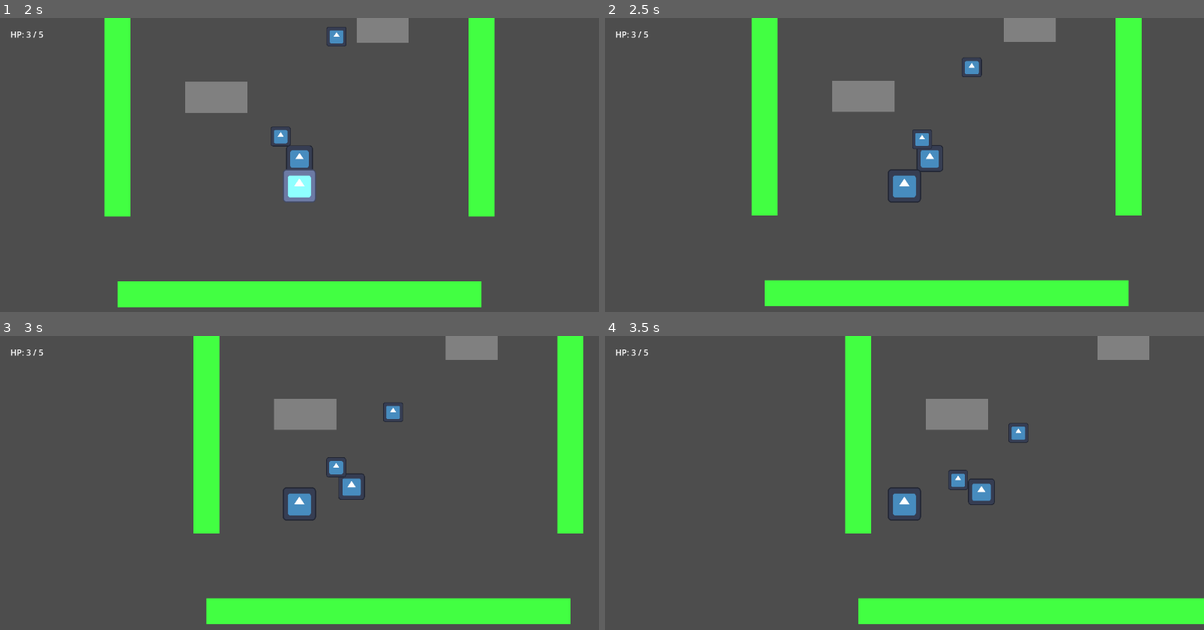
Above: before the commit, frames 1-4 (two rows, left to right).
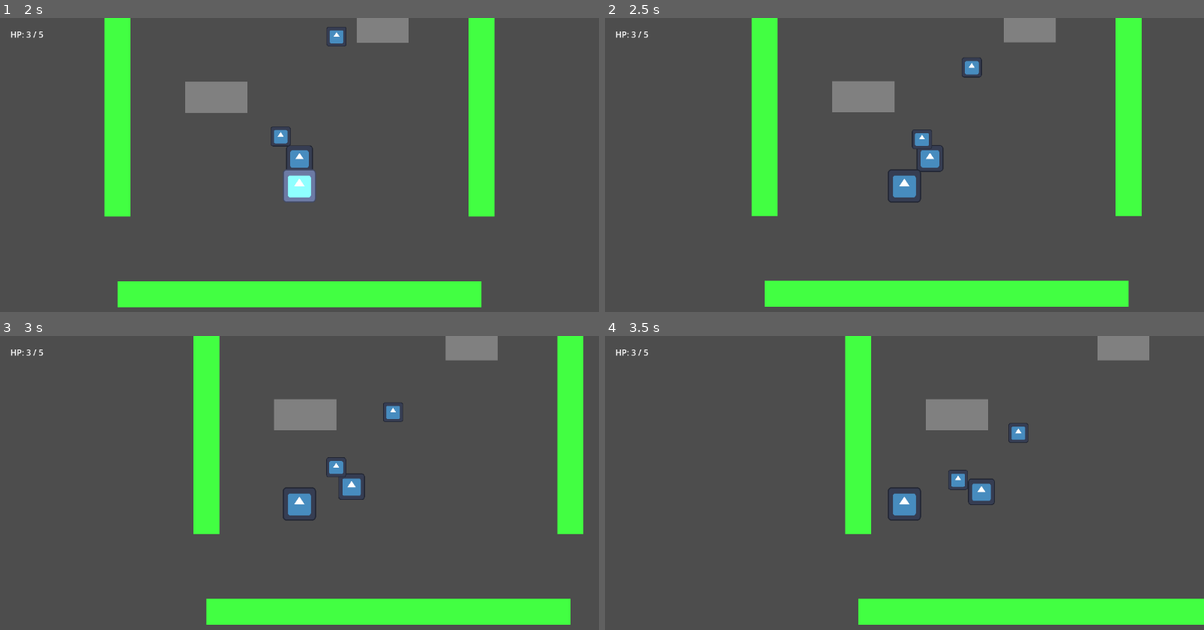
Above: after the commit, the same moments.

Repository: yenpish/chazo-fatebound
Game: Godot game, scene res://scenes/levels/mossgrave_outskirts.tscn
Same seed, same stepped clock (60 frames per second), same inputs: the game is played once before the commit and once after it. This scene is started directly instead of the project's main scene. The engine's default icon, where the game draws it, is replaced by a stand-in: a white triangle on a blue panel in a dark square.
Inputs:
- Up to frame 1 (2 s): hold W (move_up) from 0.53 s (still down); tap Space (attack) at 0.6, 1.35 s
- Up to frame 2 (2.5 s): release W (move_up) at 2.03 s; hold A (move_left) from 2.03 s (still down); tap Space (attack) at 2.1 s
- Up to frame 3 (3 s): keep holding A (move_left); tap Space (attack) at 2.85 s
- Up to frame 4 (3.5 s): keep holding A (move_left)

Frame 1 is identical in both runs. In frame 2, 0.6% of the frame differs, in the area x 24-90%, y 8-99%; in frame 3, 0.6%; in frame 4, 0.5%.

Commit message:
Add Pendant of Malaya pickup message

Diff:
--- /dev/null
+++ b/scenes/items/pendant_of_malaya.tscn
@@ -0,0 +1,20 @@
+[gd_scene format=3 uid="uid://mfuonb32vn1q"]
+
+[ext_resource type="Script" uid="uid://b74tirrw277nq" path="res://scripts/items/pickup_item.gd" id="1_e4ljj"]
+[ext_resource type="Texture2D" uid="uid://cy007subigwsk" path="res://icon.svg" id="2_e4ppc"]
+
+[sub_resource type="CircleShape2D" id="CircleShape2D_wi3vj"]
+radius = 20.0
+
+[node name="PendantOfMalaya" type="Area2D" unique_id=1851028104]
+script = ExtResource("1_e4ljj")
+item_id = "pendant_of_malaya"
+item_name = "Item Name: Pendant of Malaya"
+pickup_message = "Pendant of Malaya Found - A blue-gold pendant engraved with a distant scholar’s crest."
+
+[node name="Sprite2D" type="Sprite2D" parent="." unique_id=1446469644]
+scale = Vector2(0.25, 0.25)
+texture = ExtResource("2_e4ppc")
+
+[node name="CollisionShape2D" type="CollisionShape2D" parent="." unique_id=926333046]
+shape = SubResource("CircleShape2D_wi3vj")
--- a/scenes/levels/mossgrave_outskirts.tscn
+++ b/scenes/levels/mossgrave_outskirts.tscn
@@ -4,6 +4,7 @@
 [ext_resource type="PackedScene" uid="uid://dm8vfg8xdixaf" path="res://scenes/player/player.tscn" id="1_ivkax"]
 [ext_resource type="PackedScene" uid="uid://85pfexe2tiic" path="res://scenes/enemies/veilborn_crawler.tscn" id="2_np761"]
 [ext_resource type="PackedScene" uid="uid://sf7100vq7g2c" path="res://scenes/ui/hud.tscn" id="2_ow5mb"]
+[ext_resource type="PackedScene" uid="uid://mfuonb32vn1q" path="res://scenes/items/pendant_of_malaya.tscn" id="3_np761"]
 
 [sub_resource type="RectangleShape2D" id="RectangleShape2D_ivkax"]
 size = Vector2(50, 900)
@@ -137,6 +138,9 @@
 
 [node name="Items" type="Node2D" parent="." unique_id=1851791382]
 
+[node name="PendantOfMalaya" parent="Items" unique_id=1851028104 instance=ExtResource("3_np761")]
+position = Vector2(-230, -250)
+
 [node name="Player" parent="." unique_id=1997026455 instance=ExtResource("1_ivkax")]
 position = Vector2(0, 470)
 
--- a/scenes/ui/hud.tscn
+++ b/scenes/ui/hud.tscn
@@ -2,7 +2,7 @@
 
 [ext_resource type="Script" uid="uid://dn03sukcqi1c2" path="res://scripts/ui/hud.gd" id="1_0mwgc"]
 
-[node name="HUD" type="CanvasLayer" unique_id=6596065]
+[node name="HUD" type="CanvasLayer" unique_id=6596065 groups=["hud"]]
 script = ExtResource("1_0mwgc")
 
 [node name="HPLabel" type="Label" parent="." unique_id=1271924693]
@@ -20,3 +20,11 @@
 offset_bottom = 269.0
 text = "GAME OVER
 Press R to Restart"
+
+[node name="MessageLabel" type="Label" parent="." unique_id=1785643566]
+visible = false
+offset_left = 20.0
+offset_top = 60.0
+offset_right = 540.0
+offset_bottom = 140.0
+autowrap_mode = 2
--- /dev/null
+++ b/scripts/items/pickup_item.gd
@@ -0,0 +1,26 @@
+extends Area2D
+
+@export var item_id: String = ""
+@export var item_name: String = "Item"
+@export_multiline var pickup_message: String = "Item collected."
+
+var collected: bool = false
+
+func _ready() -> void:
+	body_entered.connect(_on_body_entered)
+
+func _on_body_entered(body: Node2D) -> void:
+	if collected:
+		return
+
+	if not body.is_in_group("player"):
+		return
+
+	collected = true
+	print(item_name, " collected")
+
+	var hud := get_tree().get_first_node_in_group("hud")
+	if hud != null and hud.has_method("show_message"):
+		hud.show_message(pickup_message)
+
+	queue_free()
--- a/scripts/ui/hud.gd
+++ b/scripts/ui/hud.gd
@@ -2,6 +2,26 @@
 
 @onready var hp_label: Label = $HPLabel
 @onready var game_over_label: Label = $GameOverLabel
+@onready var message_label: Label = $MessageLabel
+
+var message_timer_id: int = 0
+
+func _ready() -> void:
+	setup_message_label()
+
+func setup_message_label() -> void:
+	if message_label == null:
+		message_label = get_node_or_null("MessageLabel")
+
+	if message_label == null:
+		print("HUD error: MessageLabel not found")
+		return
+
+	message_label.position = Vector2(16, 54)
+	message_label.size = Vector2(480, 90)
+	message_label.autowrap_mode = TextServer.AUTOWRAP_WORD_SMART
+	message_label.clip_text = true
+	message_label.visible = false
 
 func update_hp(current_hp: int, max_hp: int) -> void:
 	if hp_label == null:
@@ -23,6 +43,23 @@
 
 	game_over_label.visible = true
 
+func show_message(message: String) -> void:
+	print(message)
 
-func _on_player_hp_changed(current_hp: int, max_hp: int) -> void:
-	pass # Replace with function body.
+	if message_label == null:
+		message_label = get_node_or_null("MessageLabel")
+
+	if message_label == null:
+		print("HUD error: MessageLabel not found")
+		return
+
+	message_timer_id += 1
+	var current_timer_id := message_timer_id
+
+	message_label.text = message
+	message_label.visible = true
+
+	await get_tree().create_timer(3.0).timeout
+
+	if current_timer_id == message_timer_id and message_label != null:
+		message_label.visible = false
Not shown, added: scripts/items/pickup_item.gd.uid
